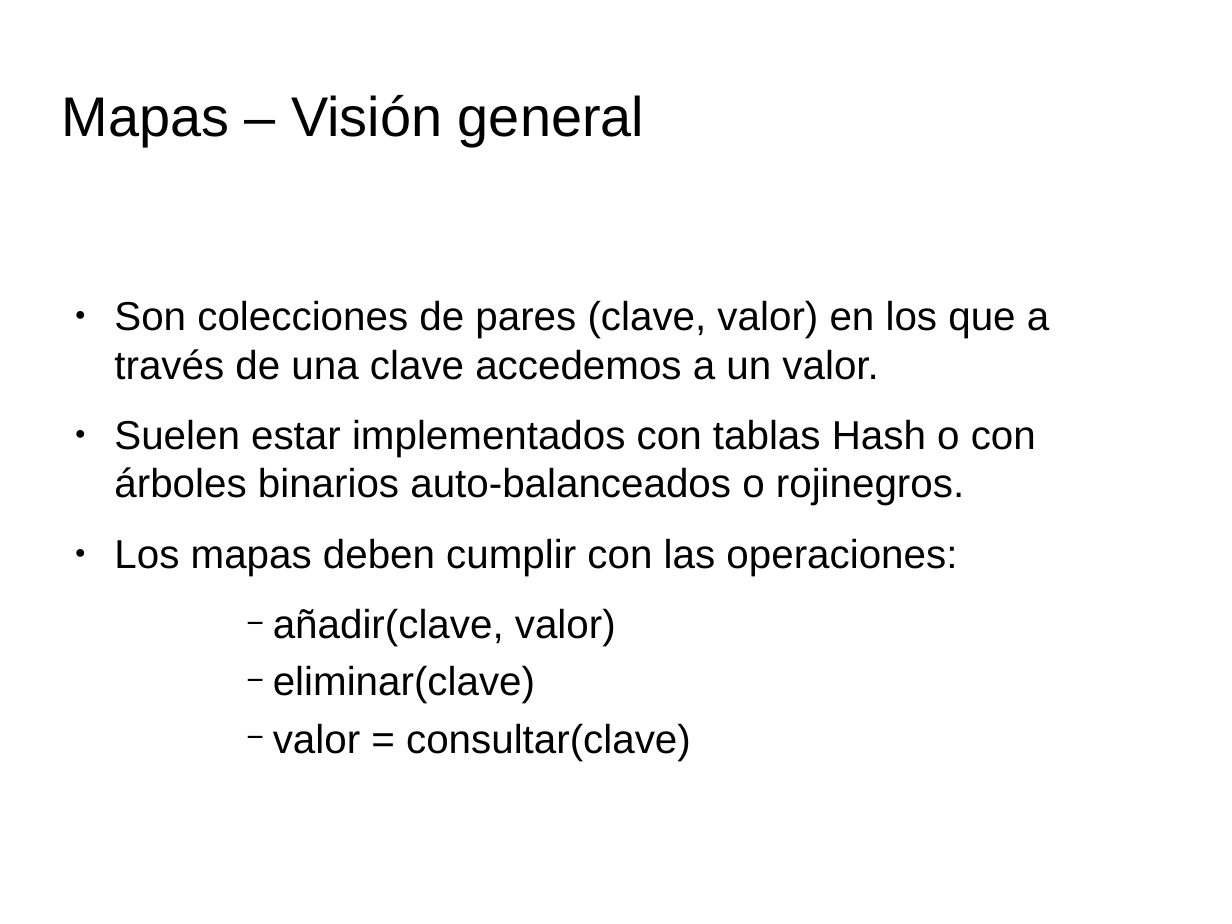
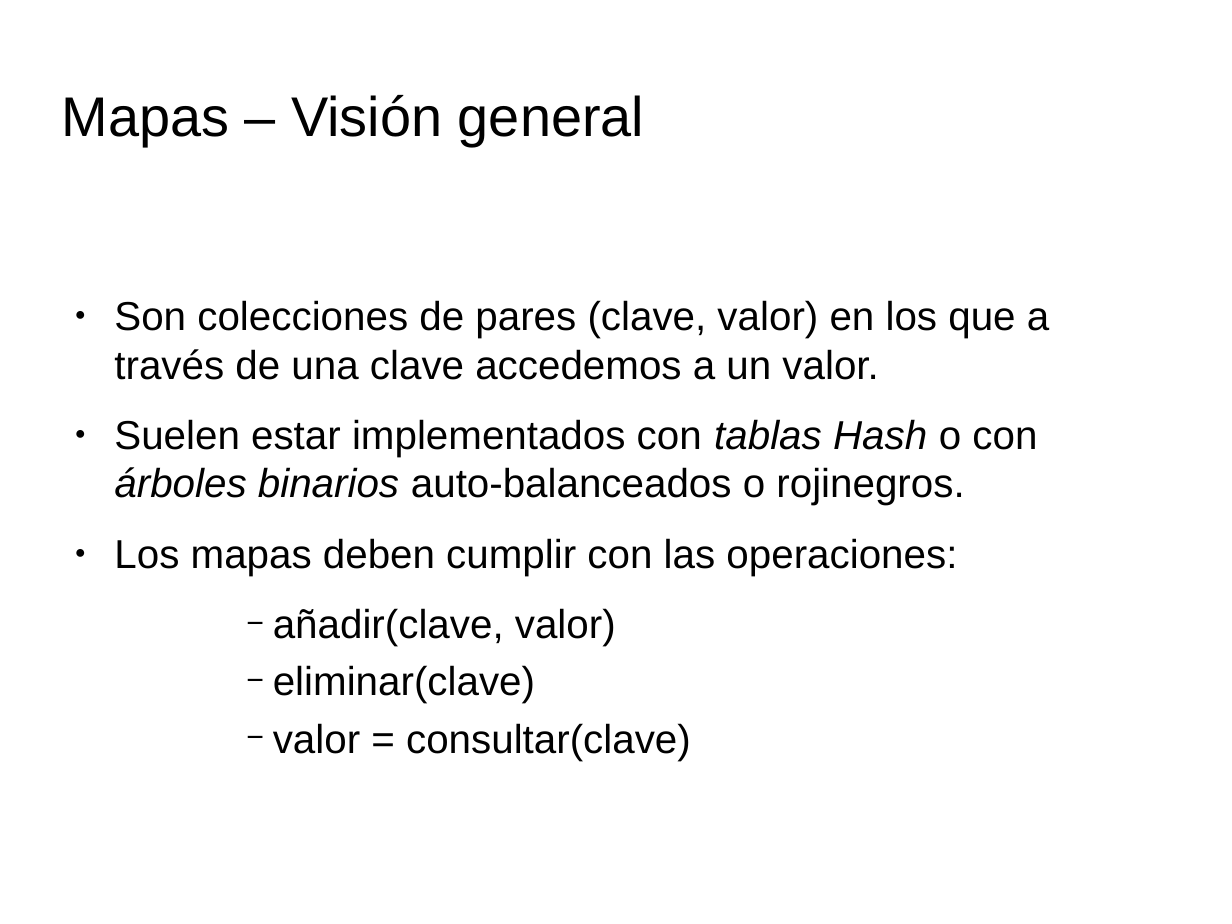
Before and after one commit to tombe85/lin, a slide deck: slide 4 of presentacion/EstructurasDeDatosKernelMigVersion.odp. Drawn at 1232x924 pixels with LibreOffice and Linux fonts; fonts in the diff are those of the drawing; background and template pictures are left out. Boxes give left, top, right and bottom in pixels: in the first picture for what was removed or moved away, otherwise in the second. Text is boxed around its words. In the diff, an @@ line names an element or a change of style, - is before the commit and + after.

```diff
--- a/presentacion/EstructurasDeDatosKernelMigVersion.odp
+++ b/presentacion/EstructurasDeDatosKernelMigVersion.odp
@@ text at [114, 419, 1037, 505]: italic on in "tablas Hash árboles binarios" @@
```
Also in this commit, not shown: 3 other slides changed, 10 slides added, 1 other file.
